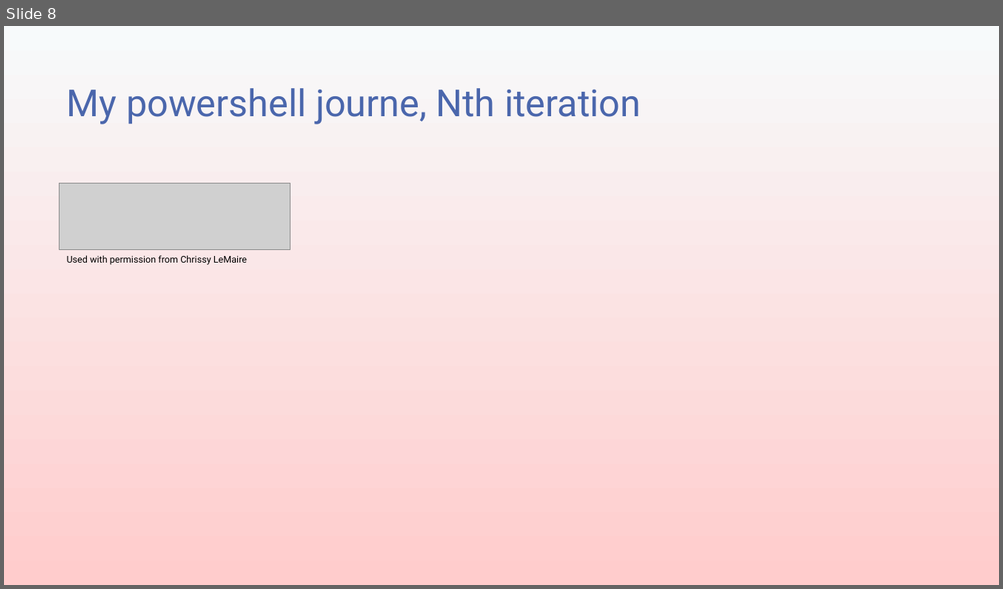
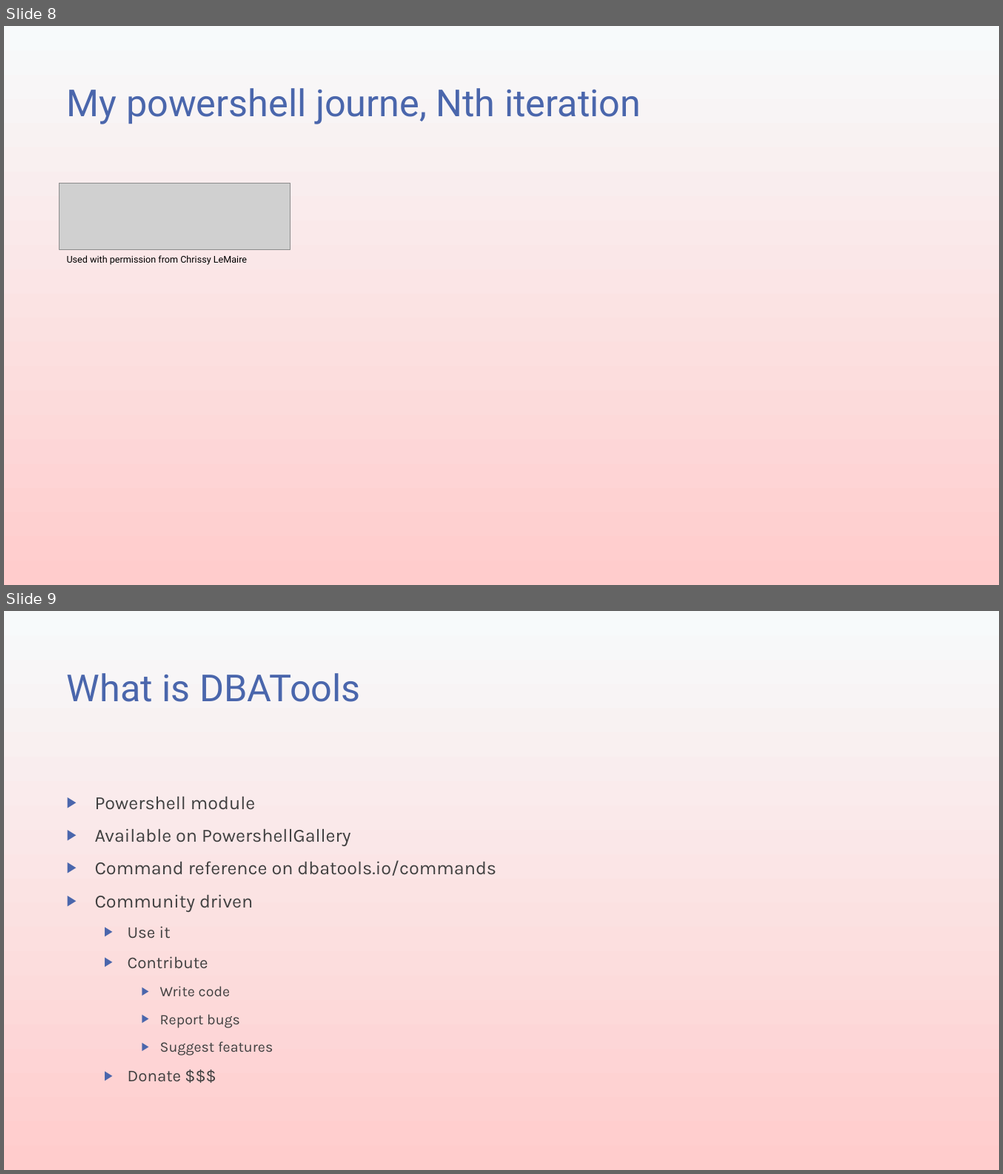
Before and after one commit to transmokopter/Presentations, a slide deck: ILoveDBATools/ILoveDBATools.pptx. Shown one above the other, each under a label of ours: slide 8 before the commit, slides 8 and 9 after it. The pictures are 1003x589 and 1003x1174 pixels, drawn with LibreOffice and Linux fonts; fonts in the diff are those of the drawing; grey boxes stand for pictures; background and template pictures are left out. Boxes give left, top, right and bottom in pixels: in the first picture for what was removed or moved away, otherwise in the second. Text is boxed around its words. In the diff, an @@ line names an element or a change of style, - is before the commit and + after.

```diff
--- a/ILoveDBATools/ILoveDBATools.pptx
+++ b/ILoveDBATools/ILoveDBATools.pptx
@@ slide 9 added at (4, 611, 999, 1170), background gradient #F7FAFB to #FFCCCC @@
@@ title added at (67, 673, 361, 702), 36 pt, text #4A66AC @@
+What is DBATools
@@ text added at (95, 797, 496, 1082), 18 pt, text #404040 @@
+▶ Powershell module
+▶ Available on PowershellGallery
+▶ Command reference on dbatools.io/commands
+▶ Community driven
+  ▶ Use it
+  ▶ Contribute
+    ▶ Write code
+    ▶ Report bugs
+    ▶ Suggest features
+  ▶ Donate $$$
```
Also in this commit, not shown: 4 slides changed, 2 other slides added, 9 slides removed, 6 other files.
